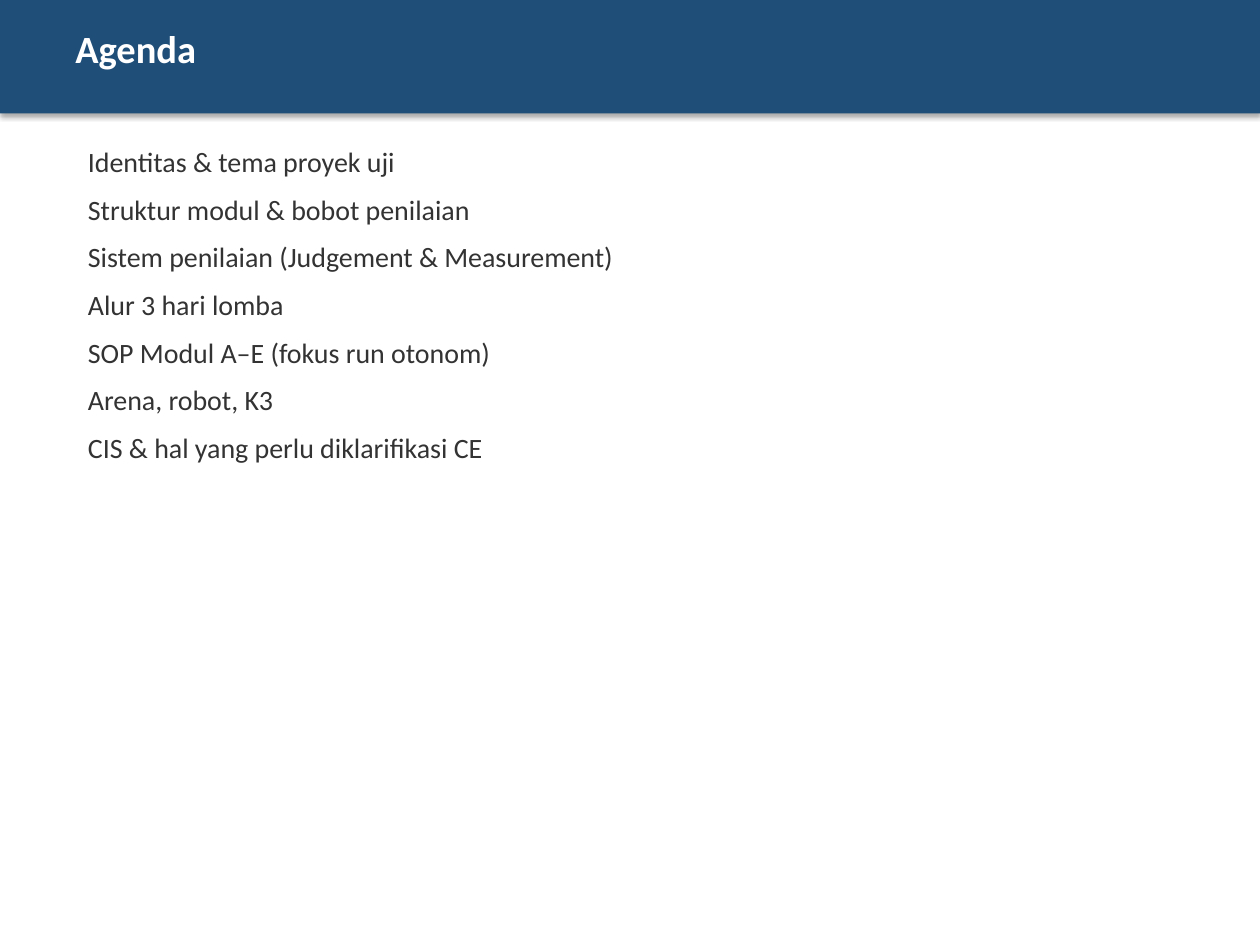
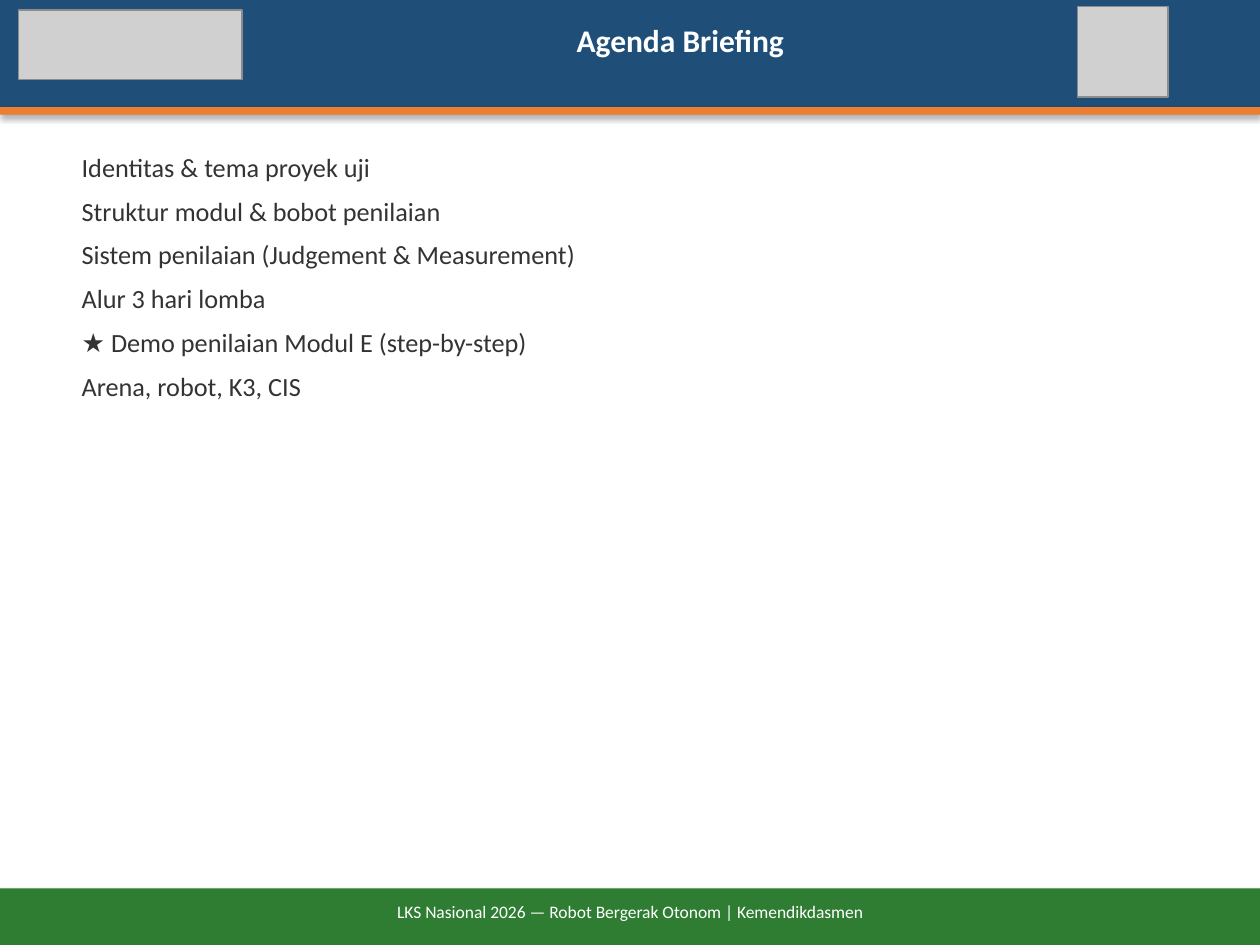
Before and after one commit to antonprafanto/LKS2026, a slide deck: slide 2 of docs/Briefing-Juri-LKS2026-Robot-Otonom.pptx. Drawn at 1260x945 pixels with LibreOffice and Linux fonts; fonts in the diff are those of the drawing; grey boxes stand for pictures. Boxes give left, top, right and bottom in pixels: in the first picture for what was removed or moved away, otherwise in the second. Text is boxed around its words. In the diff, an @@ line names an element or a change of style, - is before the commit and + after.

```diff
--- a/docs/Briefing-Juri-LKS2026-Robot-Otonom.pptx
+++ b/docs/Briefing-Juri-LKS2026-Robot-Otonom.pptx
@@ rectangle: place and size @@
-rectangle at box(0, 0, 1260, 113)
+rectangle at box(0, 0, 1260, 107)
@@ picture added at box(19, 10, 242, 79) @@
@@ picture added at box(1077, 6, 1168, 97) @@
@@ text at box(577, 30, 784, 58): text changed; size 22 to 18 pt @@
-Agenda
+Agenda Briefing
@@ rectangle added at box(0, 107, 1260, 115), fill #ED7D31 @@
@@ text at box(82, 158, 575, 308): size 16 to 15 pt in "Identitas & tema proyek uji", "Struktur modul & bobot penilaian", "Sistem penilaian (Judgement & Measurement)", "Alur 3 hari lomba"; less space between paragraphs @@
@@ text at box(82, 333, 527, 399): text changed; size 16 to 15 pt @@
-SOP Modul A–E (fokus run otonom)
-Arena, robot, K3
-CIS & hal yang perlu diklarifikasi CE
+★ Demo penilaian Modul E (step-by-step)
+Arena, robot, K3, CIS
@@ rectangle added at box(0, 888, 1260, 945), fill #2E7D32 @@
@@ text added at box(397, 906, 863, 921), 10 pt, text #FFFFFF @@
+LKS Nasional 2026 — Robot Bergerak Otonom | Kemendikdasmen
```
Also in this commit, not shown: 6 other slides changed, 13 slides added, 14 slides removed, 7 other files.
